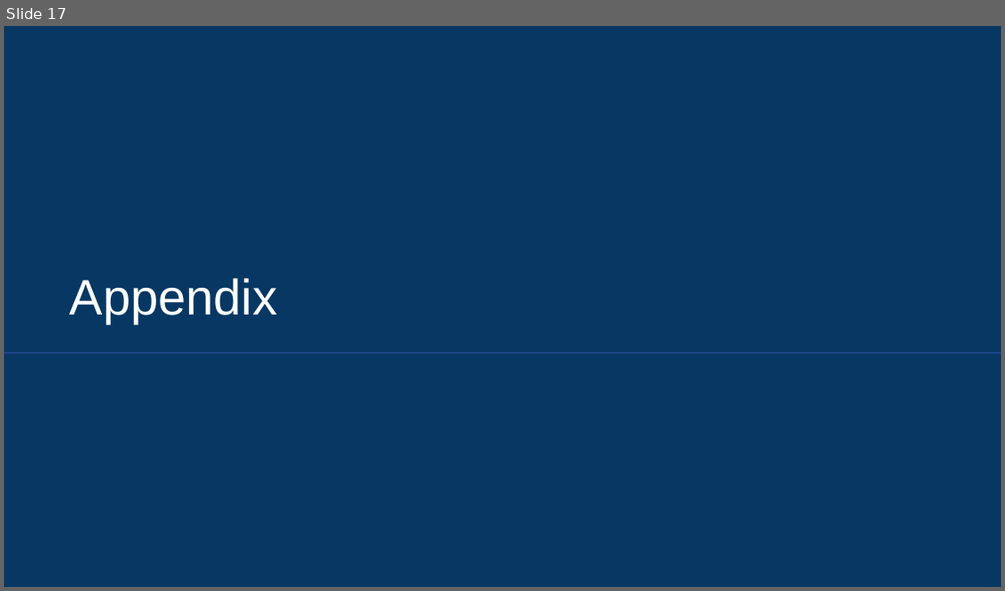
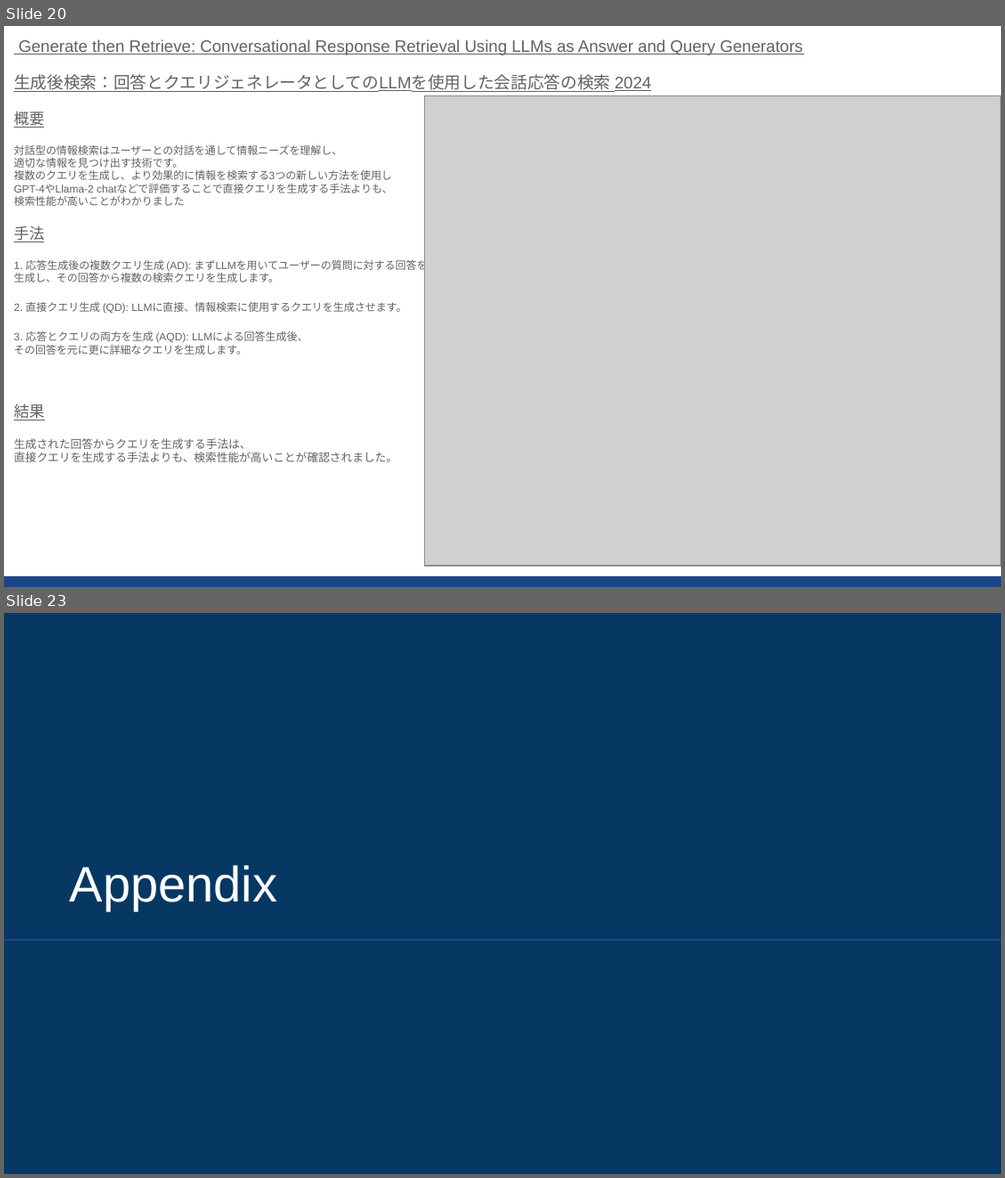
Before and after one commit to sekihan02/code_sundbox, a slide deck: 2024_LLM論文要約_4.pptx. Shown one above the other, each under a label of ours: slide 17 before the commit, slides 20 and 23 after it; the slides between them are not shown. The pictures are 1005x591 and 1005x1178 pixels, drawn with LibreOffice and Linux fonts; fonts in the diff are those of the drawing; grey boxes stand for pictures. Boxes give left, top, right and bottom in pixels: in the first picture for what was removed or moved away, otherwise in the second. Text is boxed around its words. In the diff, an @@ line names an element or a change of style, - is before the commit and + after.

```diff
--- a/2024_LLM論文要約_4.pptx
+++ b/2024_LLM論文要約_4.pptx
@@ slide 20 added at (x1=4, y1=26, x2=1001, y2=587), background #FFFFFF @@
@@ text added at (x1=14, y1=39, x2=802, y2=462), 7.6 pt, text #616161 @@
+Generate then Retrieve: Conversational Response Retrieval Using LLMs as Answer and Query Generators
+生成後検索：回答とクエリジェネレータとしてのLLMを使用した会話応答の検索 2024
+概要
+対話型の情報検索はユーザーとの対話を通して情報ニーズを理解し、
+適切な情報を見つけ出す技術です。
+複数のクエリを生成し、より効果的に情報を検索する3つの新しい方法を使用し
+GPT-4やLlama-2 chatなどで評価することで直接クエリを生成する手法よりも、
+検索性能が高いことがわかりました
+手法
+1. 応答生成後の複数クエリ生成 (AD): まずLLMを用いてユーザーの質問に対する回答を
+生成し、その回答から複数の検索クエリを生成します。
+2. 直接クエリ生成 (QD): LLMに直接、情報検索に使用するクエリを生成させます。
+3. 応答とクエリの両方を生成 (AQD): LLMによる回答生成後、
+その回答を元に更に詳細なクエリを生成します。
+結果
+生成された回答からクエリを生成する手法は、
+直接クエリを生成する手法よりも、検索性能が高いことが確認されました。
@@ picture added at (x1=425, y1=95, x2=1001, y2=565) @@
@@ rectangle added at (x1=4, y1=576, x2=1001, y2=587), fill #1C4587 @@
@@ what was slide 17 is now slide 23 @@
```
Also in this commit, not shown: 5 other slides added, 31 other files.
